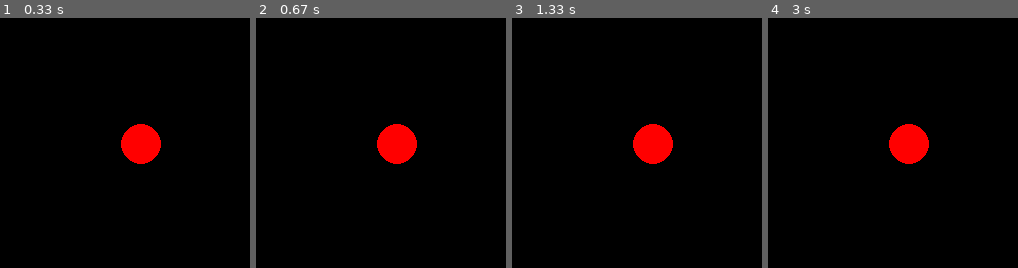
Above: before the commit, frames 1-4 (left to right).
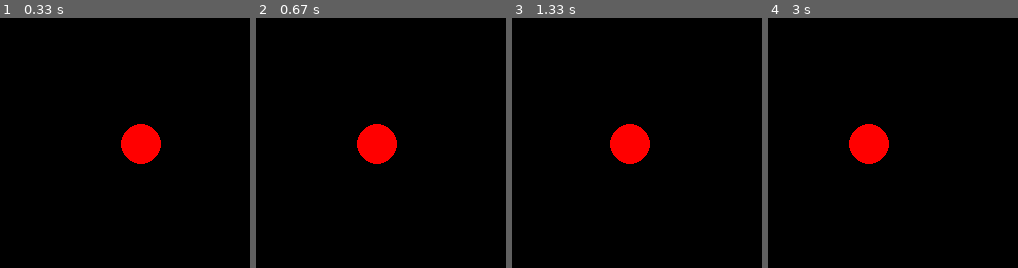
Above: after the commit, the same moments.

Repository: PatrutK/example_pygame
Game: pygame game, started from Pygame/Following_the_click.py
The game is run twice, just before and just after one commit, with the same random seed, the same clock (stepped at 60 frames per second) and the same inputs.
Inputs (mouse positions are % of the whole screen's width and height, from its top left):
- Up to frame 1 (0.33 s): no input
- Up to frame 2 (0.67 s): click (46, 54) at 0.38 s
- Up to frame 3 (1.33 s): click (50, 56) at 0.72 s; click (19, 35) at 1.05 s
- Up to frame 4 (3 s): click (87, 85) at 1.38 s; click (52, 16) at 1.72 s; click (45, 76) at 2.05 s; click (47, 33) at 2.38 s; click (36, 29) at 2.72 s
The pictures show only the part of the screen within x 22-72%, y 25-75%; the shares and areas given below are measured in that part.

Frame 1 is identical in both runs. In frame 2, 2.4% of the frame differs, in the area x 40-65%, y 42-59%; in frame 3, 2.8%; in frame 4, 3.9%, in the area x 32-65%, y 42-59%.

Commit message:
к щелчку

Diff:
--- a/Pygame/Following_the_click.py
+++ b/Pygame/Following_the_click.py
@@ -4,15 +4,19 @@
     pygame.init()
     size = width, height = 501, 501
     screen = pygame.display.set_mode(size)
-    pygame.display.set_caption('Шарики')
+    pygame.display.set_caption('Следование за шариком')
 
     running = True
+    move = False
 
     color = pygame.Color('red')
     radius = 20
     clock = pygame.time.Clock()
-    c_x = width / 2
-    c_y = height / 2
+    x_pos = width / 2
+    y_pos = height / 2
+    v = 10
+    x, y = 0, 0
+    dx, dy = 0, 0
 
     while running:
         # внутри игрового цикла ещё один цикл
@@ -24,12 +28,20 @@
 
             if event.type == pygame.MOUSEBUTTONDOWN:
                 x, y = event.pos
-
+                move = True
         # отрисовка и изменение свойств объектов
         screen.fill((0, 0, 0))
-        pygame.draw.circle(screen, color, (c_x, c_y), radius)
-
-        clock.tick(100)
+        pygame.draw.circle(screen, (255, 0, 0), (x_pos, y_pos), radius)
+        # pygame.draw.line(screen, (255, 0, 0), (0, height / 2), (width, height / 2), width=1)
+        if move:
+            dx = x_pos - x
+            dy = y_pos - y
+            # print(x_pos, x)
+            # move = False
+            if x_pos > x:
+                x_pos -= v * clock.tick() / 100  # v * t в секундах
+            elif x_pos < x:
+                x_pos += v * clock.tick() / 100  # v * t в секундах
         # обновление экрана
         pygame.display.flip()
     pygame.quit()
